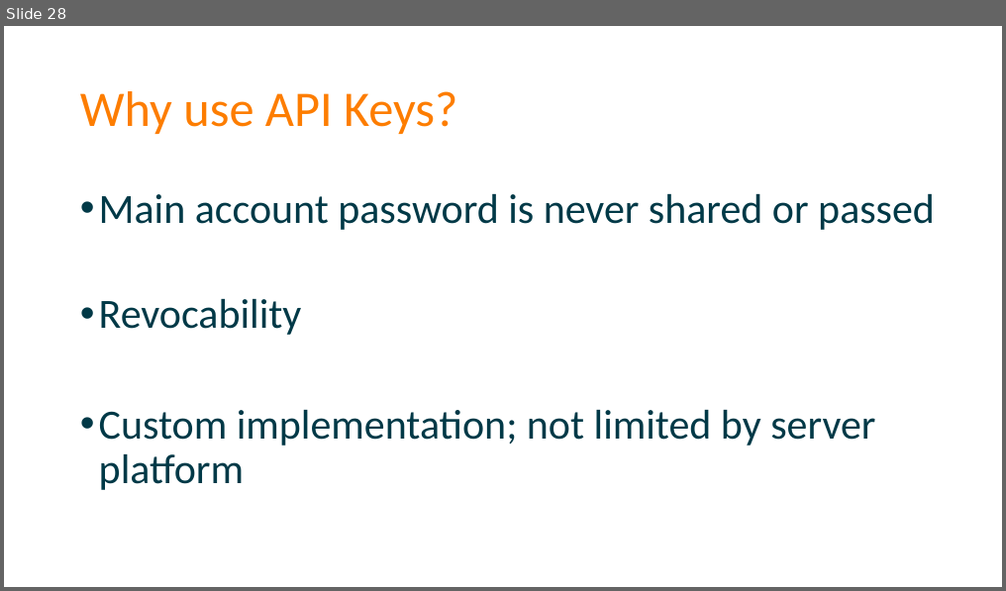
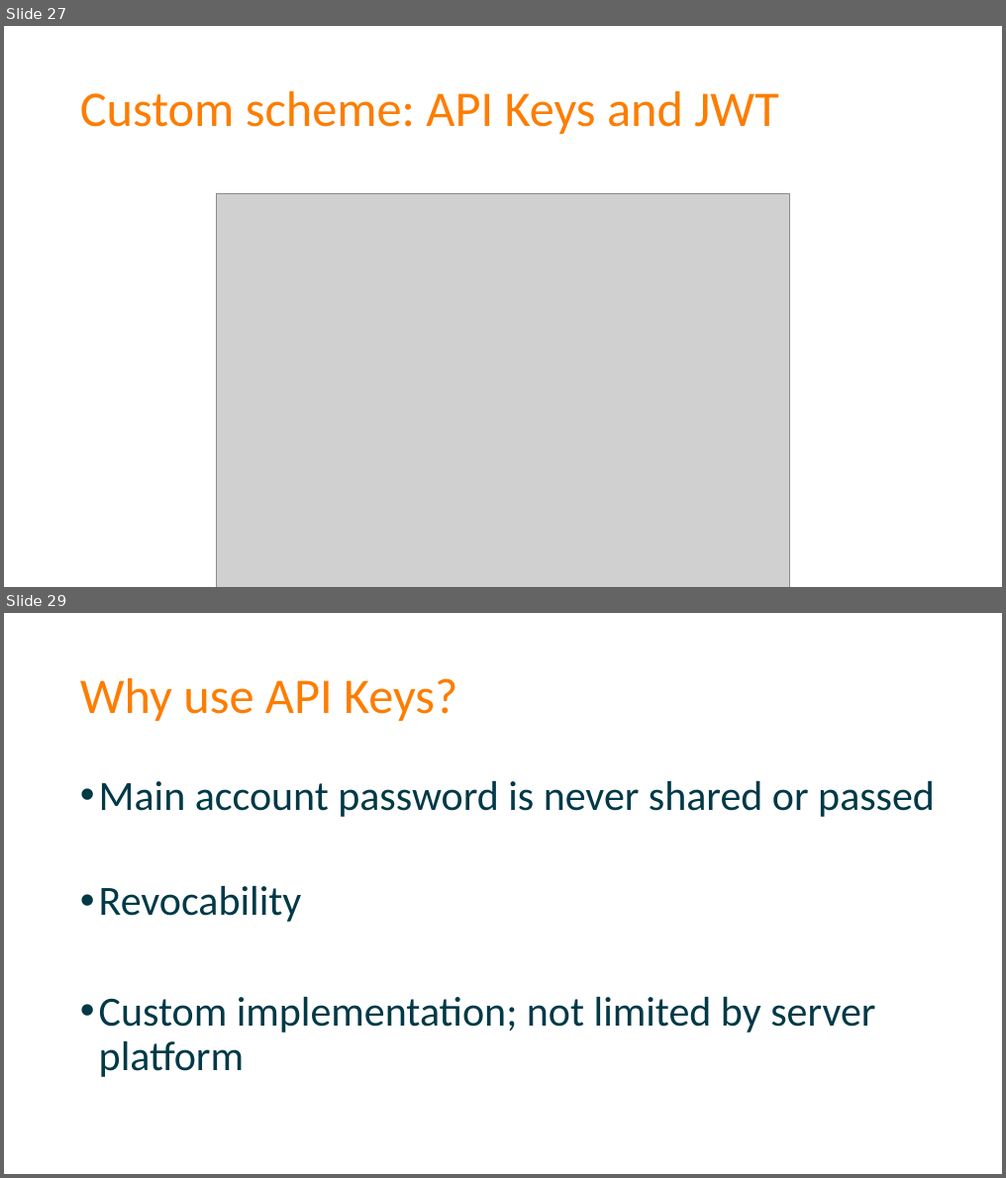
Before and after one commit to spetryjohnson/Securing-Your-API-Endpoints, a slide deck: Securing Your API Endpoints.pptx. Shown one above the other, each under a label of ours: slide 28 before the commit, slides 27 and 29 after it; the slides between them are not shown. The pictures are 1006x591 and 1006x1178 pixels, drawn with LibreOffice and Linux fonts; fonts in the diff are those of the drawing; grey boxes stand for pictures. Boxes give left, top, right and bottom in pixels: in the first picture for what was removed or moved away, otherwise in the second. Text is boxed around its words. In the diff, an @@ line names an element or a change of style, - is before the commit and + after.

```diff
--- a/Securing Your API Endpoints.pptx
+++ b/Securing Your API Endpoints.pptx
@@ slide 27 added at bbox=[4, 26, 1002, 587], background #FFFFFF @@
@@ title added at bbox=[80, 91, 778, 134], 48 pt, text #FD7D00 @@
+Custom scheme: API Keys and JWT
@@ picture added at bbox=[216, 193, 790, 587] @@
@@ what was slide 28 is now slide 29 @@
```
Also in this commit, not shown: 9 slides changed, 1 other slide added, 1 slide removed, 1 other file.
